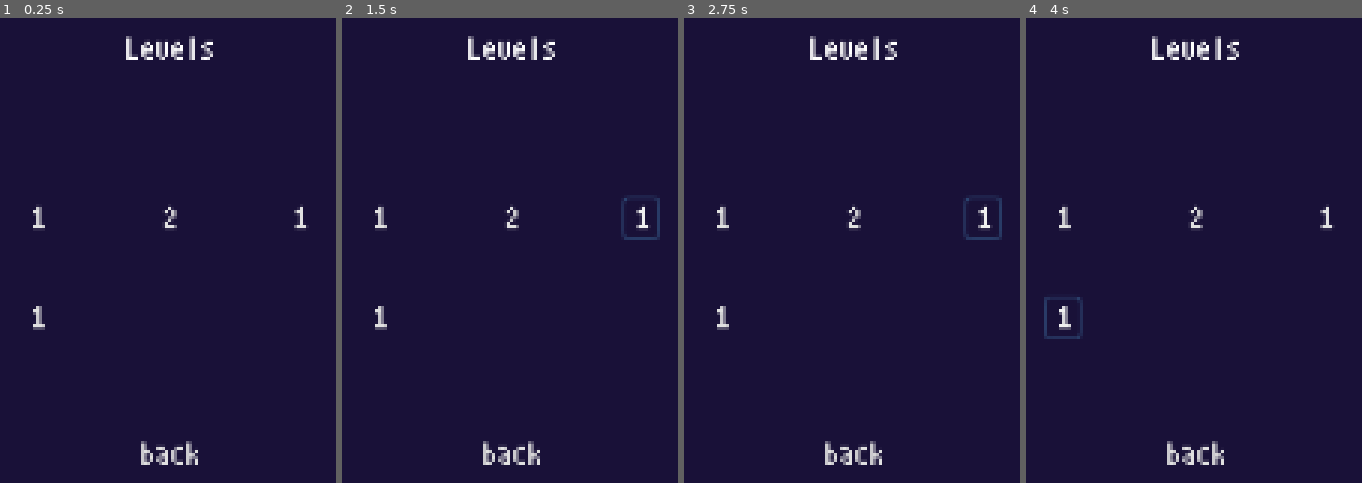
Above: before the commit, frames 1-4 (left to right).
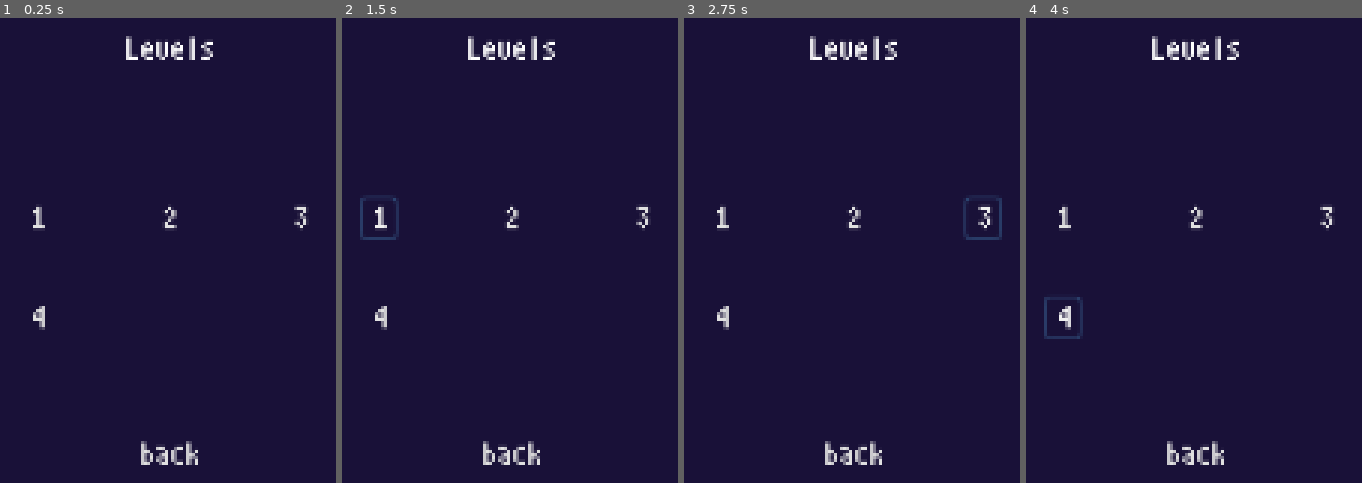
Above: after the commit, the same moments.

Repository: jacobabarbary/BooleanCircuit
Game: Godot game, scene res://gui/levels.tscn
Two runs of this game, one before a commit and one after it. Both use one fixed random seed, a clock stepped at 60 frames per second and the inputs below. This scene is started directly instead of the project's main scene.
Inputs:
- Up to frame 1 (0.25 s): no input
- Up to frame 2 (1.5 s): click "1" at 0.5 s; click "1" at 1.25 s
- Up to frame 3 (2.75 s): click "1" (after the commit: "3") at 2 s
- Up to frame 4 (4 s): click "1" at 2.75 s; click "1" (after the commit: "4") at 3.5 s

The runs differ from the first frame. In frame 1, 0.2% of the frame differs, in the area x 9-92%, y 40-68%; in frame 2, 0.7%, in the area x 5-95%, y 38-68%; in frame 3, 0.2%; in frame 4, 0.2%.

Commit message:
added level 4

Diff:
--- a/gui/levels.tscn
+++ b/gui/levels.tscn
@@ -84,7 +84,8 @@
 margin_top = 0.0
 margin_right = 160.0
 margin_bottom = 23.0
-text = "1"
+text = "3"
+lvl_num = 2
 
 [node name="LoadLevel3" parent="CenterContainer/VBoxContainer/CenterContainer/Levels" instance=ExtResource( 3 )]
 anchor_right = 0.0
@@ -93,7 +94,8 @@
 margin_top = 53.0
 margin_right = 20.0
 margin_bottom = 76.0
-text = "1"
+text = "4"
+lvl_num = 4
 
 [node name="LoadGui" parent="CenterContainer/VBoxContainer" instance=ExtResource( 1 )]
 anchor_right = 0.0
--- a/level/level.gd
+++ b/level/level.gd
@@ -31,13 +31,5 @@
 			world._on_some_players_connected()
 
 
-
-
 func get_players()->Node2D:
 	return players.get_children()
-
-func on_triggered(type,triggered):
-
-
-	get_tree().call_group("door","_on_door_open",type,triggered)
-	types[type] = triggered
--- /dev/null
+++ b/level/level_4.tscn
@@ -0,0 +1,106 @@
+[gd_scene load_steps=11 format=2]
+
+[ext_resource path="res://objects/fence/Fence.tscn" type="PackedScene" id=1]
+[ext_resource path="res://objects/tower/Tower.tscn" type="PackedScene" id=2]
+[ext_resource path="res://agents/player/Player.tscn" type="PackedScene" id=3]
+[ext_resource path="res://level/level.gd" type="Script" id=4]
+[ext_resource path="res://shared/Camera.tscn" type="PackedScene" id=5]
+[ext_resource path="res://objects/wall/Wall.tscn" type="PackedScene" id=6]
+[ext_resource path="res://objects/finish/finish.tscn" type="PackedScene" id=7]
+[ext_resource path="res://objects/key/trigger.tscn" type="PackedScene" id=8]
+[ext_resource path="res://objects/door/door.tscn" type="PackedScene" id=9]
+
+[sub_resource type="PhysicsMaterial" id=1]
+friction = 10.0
+bounce = 5.0
+
+[node name="Level" type="Node2D" groups=[
+"Level",
+]]
+script = ExtResource( 4 )
+
+[node name="door" parent="." instance=ExtResource( 9 )]
+position = Vector2( 634.733, 281.811 )
+
+[node name="trigger" parent="." instance=ExtResource( 8 )]
+position = Vector2( 1252.92, 214.206 )
+type = 1
+
+[node name="Walls" type="Node2D" parent="."]
+
+[node name="Wall" parent="Walls" instance=ExtResource( 6 )]
+
+[node name="CollisionPolygon2D" parent="Walls/Wall" index="0"]
+position = Vector2( 1118.12, 488.706 )
+polygon = PoolVector2Array( -266.294, -289.83, -153.078, -293.088, -150.635, -245.032, -271.181, -248.29 )
+
+[node name="Wall4" parent="Walls" instance=ExtResource( 6 )]
+
+[node name="CollisionPolygon2D" parent="Walls/Wall4" index="0"]
+position = Vector2( 1112.42, 494.407 )
+polygon = PoolVector2Array( -647.113, -247.873, -606.005, -697.13, -374.036, -852.754, 63.476, -864.5, 266.082, -532.696, 283.7, -274.3, 1823.2, -261.714, 1852.63, -2149.83, -2531.09, -2009.15, -2752.4, -178.343 )
+
+[node name="Wall2" parent="Walls" instance=ExtResource( 6 )]
+
+[node name="CollisionPolygon2D" parent="Walls/Wall2" index="0"]
+position = Vector2( 1112.42, 494.407 )
+polygon = PoolVector2Array( -656.997, -105.271, -616.717, 232.078, -495.528, 442.6, -208.53, 492.825, 138.259, 378.026, 188.484, 138.861, 269.453, -148.069, 279.523, -291.568, 1823.86, -289.007, 1955.42, 1661.51, -2723.54, 1844.55, -2740.7, -323.326, -646.927, -263.875 )
+
+[node name="Wall3" parent="Walls" instance=ExtResource( 6 )]
+
+[node name="CollisionPolygon2D" parent="Walls/Wall3" index="0"]
+position = Vector2( 1112.42, 494.407 )
+polygon = PoolVector2Array( -437.699, 179.367, -206.045, 233.314, 38.3019, 177.78, 60.5153, 163.5, 92.2485, 206.34, -198.112, 279.327, -499.579, 204.754, -471.019, 149.22 )
+
+[node name="Fencing" type="Node2D" parent="."]
+
+[node name="Fence" parent="Fencing" instance=ExtResource( 1 )]
+
+[node name="CollisionPolygon2D" parent="Fencing/Fence" index="0"]
+polygon = PoolVector2Array( 1158.28, 219.111, 1214.27, 206.281, 1171.11, 81.482, 1078.97, -8.32681, 992.098, -55.8595, 866.74, -62.3213, 759.474, -28.7201, 663.84, 48.821, 609.562, 159.963, 597.93, 259.474, 600.515, 303.414, 625.07, 334.431, 687.103, 342.185, 769.813, 340.892, 834.431, 342.185, 1024.41, 346.062, 1130.38, 348.647, 1165.27, 411.972, 1152.35, 510.191, 1100.94, 588.955, 1019.54, 650.756, 938.145, 659.8, 782.889, 620.609, 686.42, 513.589, 669.839, 427.67, 603.516, 435.207, 627.634, 531.677, 687.927, 629.653, 769.323, 685.425, 894.432, 724.616, 1012, 712.557, 1126.56, 644.727, 1203.44, 540.721, 1229.06, 409.582, 1212.48, 320.65, 1141.64, 295.025, 1016.53, 295.025, 832.631, 293.518, 686.42, 295.025, 641.2, 278.444, 639.692, 206.092, 666.824, 109.623, 778.367, 14.6605, 891.417, -24.5302, 977.336, -15.4862, 1067.78, 35.7632, 1143.14, 153.335 )
+
+[node name="Fence2" parent="Fencing" instance=ExtResource( 1 )]
+position = Vector2( -1.67017, 0 )
+
+[node name="CollisionPolygon2D" parent="Fencing/Fence2" index="0"]
+polygon = PoolVector2Array( 855.339, 181.539, 856.339, 489.538, 911.339, 528.538, 973.339, 488.538, 963.339, 186.539, 916.339, 135.539 )
+
+[node name="Players" type="Node2D" parent="."]
+
+[node name="player" parent="Players" instance=ExtResource( 3 )]
+position = Vector2( 777.419, 387.836 )
+rotation = -0.0222921
+physics_material_override = SubResource( 1 )
+skin = 6
+color = Color( 1, 0.341176, 0.819608, 1 )
+
+[node name="player2" parent="Players" instance=ExtResource( 3 )]
+position = Vector2( 772.125, 291.1 )
+physics_material_override = SubResource( 1 )
+skin = 2
+color = Color( 0.843137, 0.988235, 0.552941, 1 )
+player_number = 0
+
+[node name="Camera" parent="." instance=ExtResource( 5 )]
+position = Vector2( 514.415, 300.632 )
+
+[node name="Tower" parent="." instance=ExtResource( 2 )]
+position = Vector2( 905.572, 149.722 )
+
+[node name="Tower2" parent="." instance=ExtResource( 2 )]
+position = Vector2( 915.333, 309.748 )
+
+[node name="Finish" parent="." instance=ExtResource( 7 )]
+position = Vector2( 908.719, 823.397 )
+
+[editable path="Walls/Wall"]
+
+[editable path="Walls/Wall4"]
+
+[editable path="Walls/Wall2"]
+
+[editable path="Walls/Wall3"]
+
+[editable path="Fencing/Fence"]
+
+[editable path="Fencing/Fence2"]
--- a/objects/door/door.gd
+++ b/objects/door/door.gd
@@ -6,18 +6,15 @@
 
 export var door_type = 1
 
-
 onready var collider = $CollisionShape2D
 onready var sprite = $Sprite
-onready var scene_root = get_tree().current_scene
 
-
-func on_triggered(type,triggered):
-
-	if type == door_type and triggered == true:
+func _on_door_open(key_type):
+	if door_type == key_type:
 		collider.disabled = true
 		sprite.modulate = DISABLED_COLOR
-	else:
+
+func _on_door_close(key_type):
+	if door_type == key_type:
 		collider.disabled = false
 		sprite.modulate = ENABLED_COLOR
-		sprite.visible = true
--- a/objects/door/door.tscn
+++ b/objects/door/door.tscn
@@ -7,6 +7,7 @@
 extents = Vector2( 27.551, 27.9372 )
 
 [node name="door" type="StaticBody2D" groups=[
+"Door",
 "door",
 ]]
 script = ExtResource( 1 )
--- a/objects/key/trigger.gd
+++ b/objects/key/trigger.gd
@@ -1,10 +1,10 @@
 extends Node2D
 
-onready var connector = $Connector
 export var type = 0
-var triggered
+
+func _on_Connector_connected():
+	get_tree().call_group("Door","_on_door_open",type)
 
 
-func _physics_process(delta):
-	triggered = connector.ray_connected
-	get_tree().call_group("triggered","on_triggered",type,triggered)
+func _on_Connector_disconnected():
+	get_tree().call_group("Door","_on_door_close",type)
--- a/objects/key/trigger.tscn
+++ b/objects/key/trigger.tscn
@@ -23,3 +23,5 @@
 
 [node name="CollisionShape2D" type="CollisionShape2D" parent="."]
 shape = SubResource( 1 )
+[connection signal="connected" from="Connector" to="." method="_on_Connector_connected"]
+[connection signal="disconnected" from="Connector" to="." method="_on_Connector_disconnected"]
